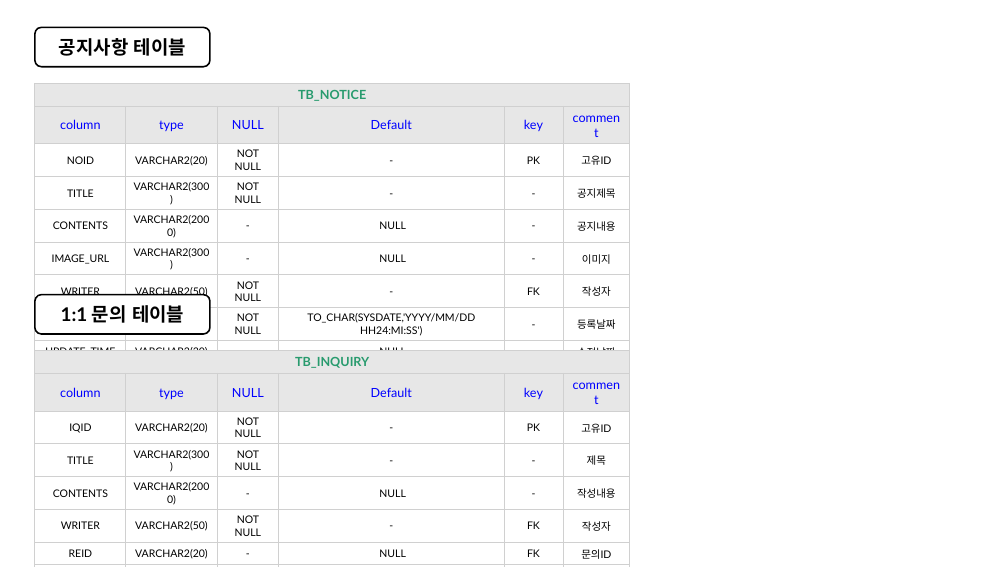
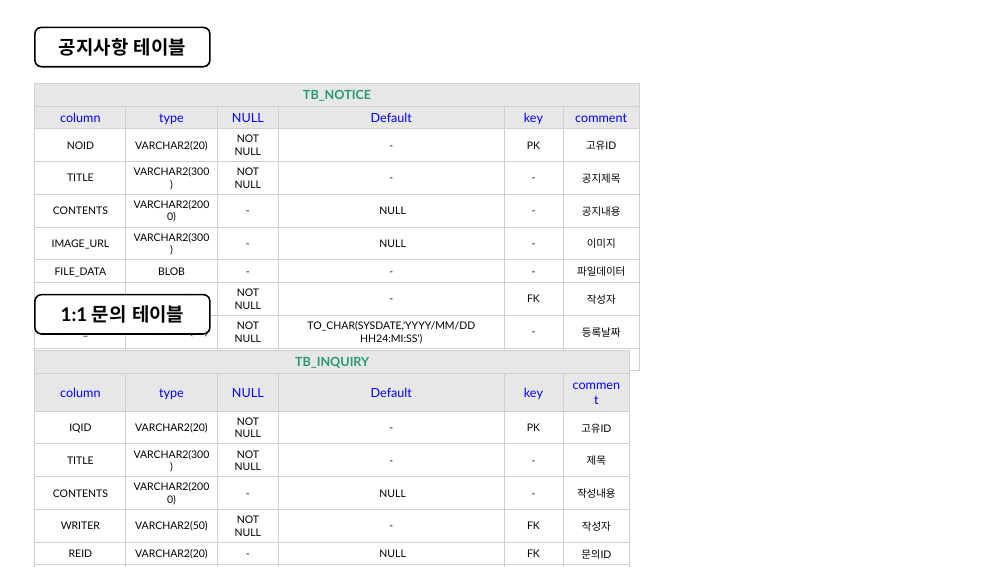
Before and after one commit to Engineer-Han/ITN2024, a slide deck: slide 10 of 01_메뉴얼/데이터 베이스/데이터베이스 스키마.pptx. Drawn at 1008x567 pixels with LibreOffice and Linux fonts; fonts in the diff are those of the drawing. Boxes give left, top, right and bottom in pixels: in the first picture for what was removed or moved away, otherwise in the second. Text is boxed around its words. In the diff, an @@ line names an element or a change of style, - is before the commit and + after.

```diff
--- a/01_메뉴얼/데이터 베이스/데이터베이스 스키마.pptx
+++ b/01_메뉴얼/데이터 베이스/데이터베이스 스키마.pptx
@@ table at <box>35,83,639,348</box> @@
+row 7: FILE_DATA | BLOB | - | - | - | 파일데이터
@@ table: place and size @@
-table at <box>35,83,629,354</box>
+table at <box>35,83,639,348</box>
```
